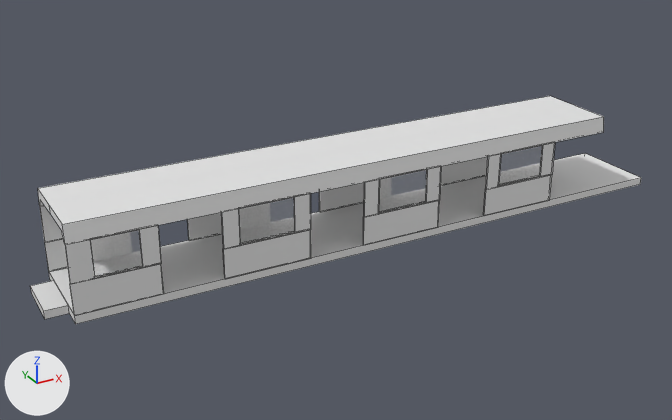
The Blender file Blender/Car Body.blend: old version first, new version second.
Both versions are drawn from a 50 mm camera at (-3.36, -21.84, 12.66) aimed at (8.78, 0.24, 1.63). Every picture has the same lights, and +X, +Y and +Z are marked at lower left. The first picture is the older version. Mesh edges are drawn as thin lines.

Objects in the first picture: 'Accordion Floor', 'Ceiling', 'Cube', 'Dark', 'Floor'.
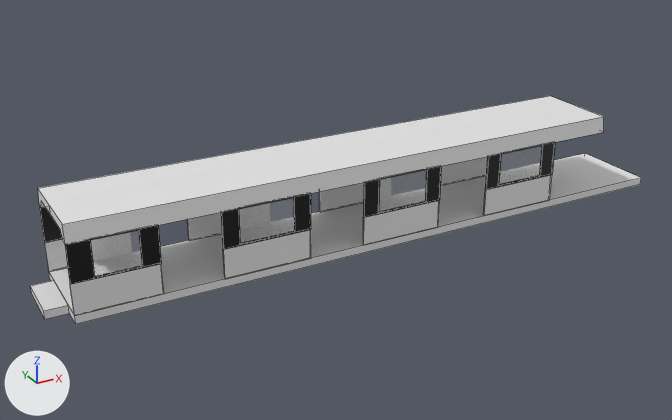
The change, as a diff of the scene's bpy script:
```diff
--- a/Blender/Car Body.blend.py
+++ b/Blender/Car Body.blend.py
@@ mat_material_001 @@
 mat_material_001 = principled_material('Material.001')
-mat_material_001.base_color = (0.8, 0.8, 0.8)  # white #e7e7e7
+mat_material_001.base_color = (0.0, 0.0, 0.0)  # black #000000
```

Pixel boxes (x1, y1, x2, y2) of what changed, in the pictures (672 x 420 px):
'Dark', recoloured
    both: (39, 142, 555, 284)
